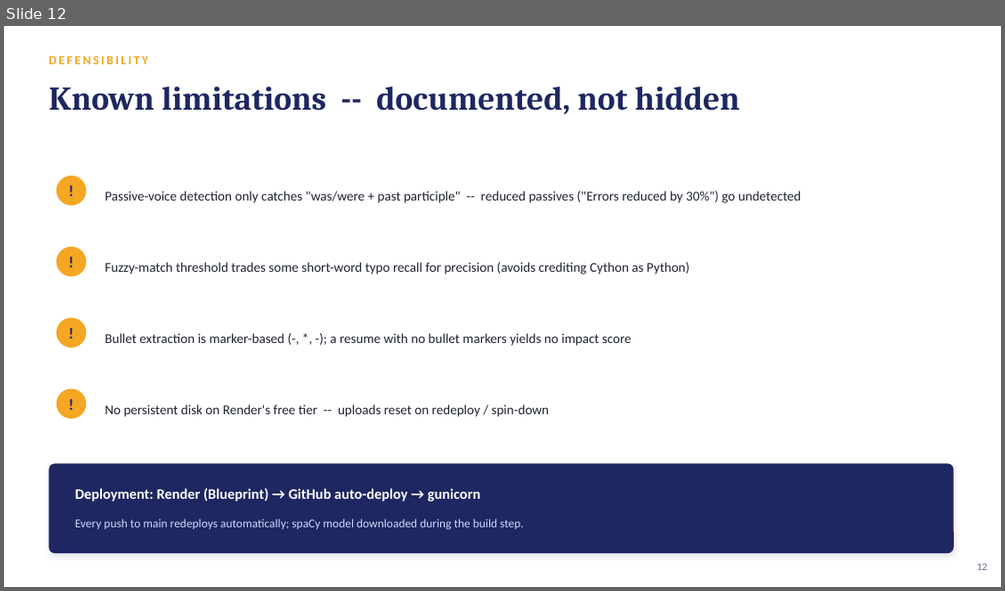
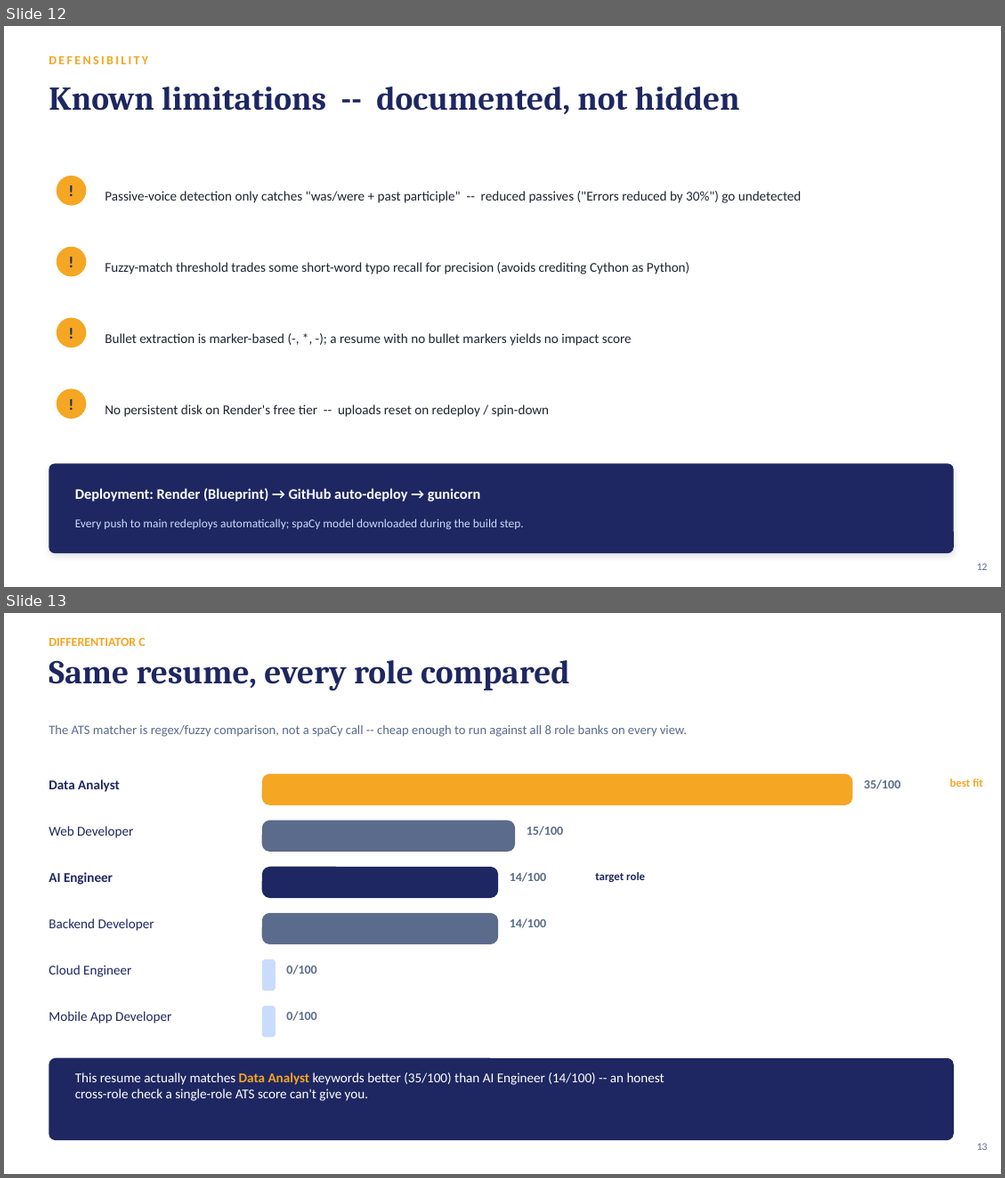
Before and after one commit to AdityaParthasarathy/resumeiq, a slide deck: docs/ResumeIQ_Presentation.pptx. Shown one above the other, each under a label of ours: slide 12 before the commit, slides 12 and 13 after it. The pictures are 1005x591 and 1005x1178 pixels, drawn with LibreOffice and Linux fonts; fonts in the diff are those of the drawing. Boxes give left, top, right and bottom in pixels: in the first picture for what was removed or moved away, otherwise in the second. Text is boxed around its words. In the diff, an @@ line names an element or a change of style, - is before the commit and + after.

```diff
--- a/docs/ResumeIQ_Presentation.pptx
+++ b/docs/ResumeIQ_Presentation.pptx
@@ slide 13 added at box(4, 613, 1001, 1174), background #FFFFFF @@
@@ text added at box(48, 638, 145, 646), 12 pt, text #F5A623, bold @@
+DIFFERENTIATOR C
@@ text added at box(48, 660, 570, 691), 32 pt, text #1E2761, bold @@
+Same resume, every role compared
@@ text added at box(48, 725, 687, 737), 12.5 pt, text #5B6B8C @@
+The ATS matcher is regex/fuzzy comparison, not a spaCy call -- cheap enough to run against all 8 role banks on every view.
@@ text added at box(48, 779, 120, 792), 13 pt, text #1E2761, bold @@
+Data Analyst
@@ rounded rectangle added at box(262, 774, 853, 805), fill #F5A623 @@
@@ text added at box(864, 779, 900, 789), 12 pt, text #5B6B8C, bold @@
+35/100
@@ text added at box(950, 779, 983, 787), 11 pt, text #F5A623, bold @@
+best fit
@@ text added at box(48, 826, 133, 838), 13 pt, text #1E2761 @@
+Web Developer
@@ rounded rectangle added at box(262, 820, 516, 852), fill #5B6B8C @@
@@ text added at box(526, 826, 563, 835), 12 pt, text #5B6B8C, bold @@
+15/100
@@ text added at box(48, 872, 113, 884), 13 pt, text #1E2761, bold @@
+AI Engineer
@@ rounded rectangle added at box(262, 867, 498, 898), fill #1E2761 @@
@@ text added at box(510, 872, 546, 882), 12 pt, text #5B6B8C, bold @@
+14/100
@@ text added at box(595, 872, 645, 882), 11 pt, text #1E2761, bold @@
+target role
@@ text added at box(48, 918, 154, 931), 13 pt, text #1E2761 @@
+Backend Developer
@@ rounded rectangle added at box(262, 913, 498, 944), fill #5B6B8C @@
@@ text added at box(510, 918, 546, 928), 12 pt, text #5B6B8C, bold @@
+14/100
@@ rounded rectangle added at box(262, 959, 275, 990), fill #CADCFC @@
@@ text added at box(48, 965, 131, 977), 13 pt, text #1E2761 @@
+Cloud Engineer
@@ text added at box(286, 965, 316, 974), 12 pt, text #5B6B8C, bold @@
+0/100
@@ text added at box(48, 1011, 171, 1023), 13 pt, text #1E2761 @@
+Mobile App Developer
@@ rounded rectangle added at box(262, 1005, 275, 1037), fill #CADCFC @@
@@ text added at box(286, 1011, 316, 1021), 12 pt, text #5B6B8C, bold @@
+0/100
@@ rounded rectangle added at box(48, 1058, 954, 1140), fill #1E2761 @@
@@ text added at box(75, 1072, 664, 1101), 13 pt, text #FFFFFF @@
+This resume actually matches Data Analyst keywords better (35/100) than AI Engineer (14/100) -- an honest cross-role check a single-role ATS score can't give you.
@@ text added at box(977, 1143, 987, 1150), 10 pt, text #5B6B8C @@
+13
```
Also in this commit, not shown: 5 slides changed, 3 other slides added, 2 other files.
